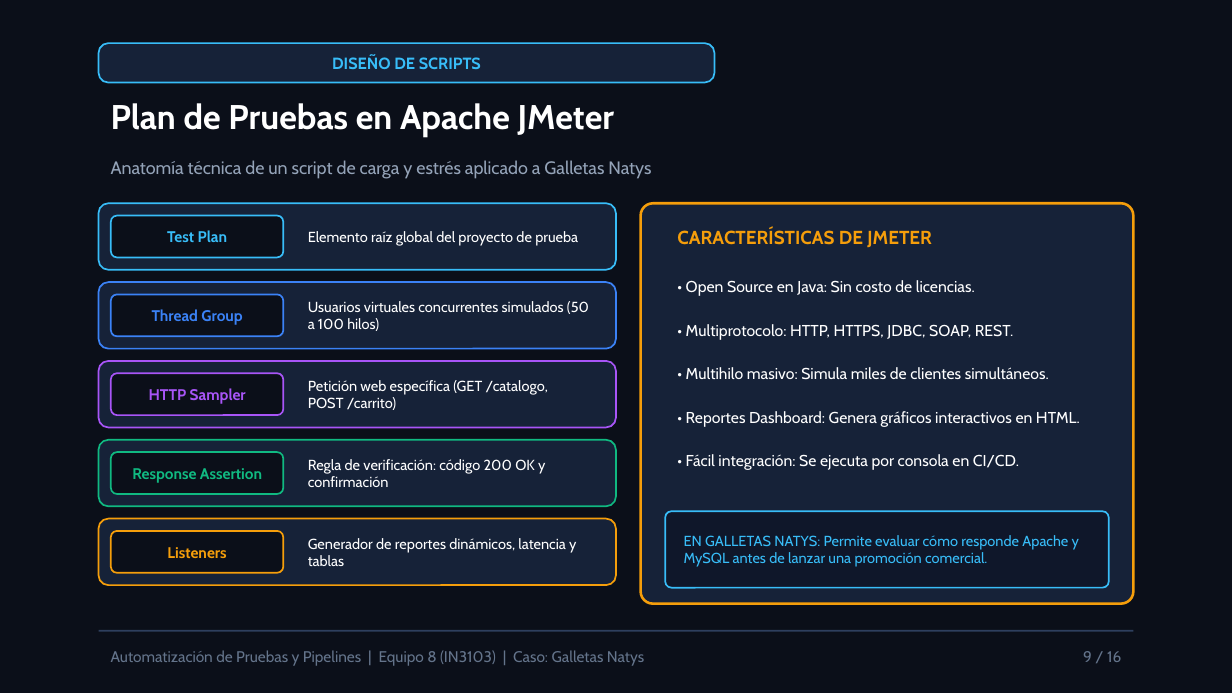
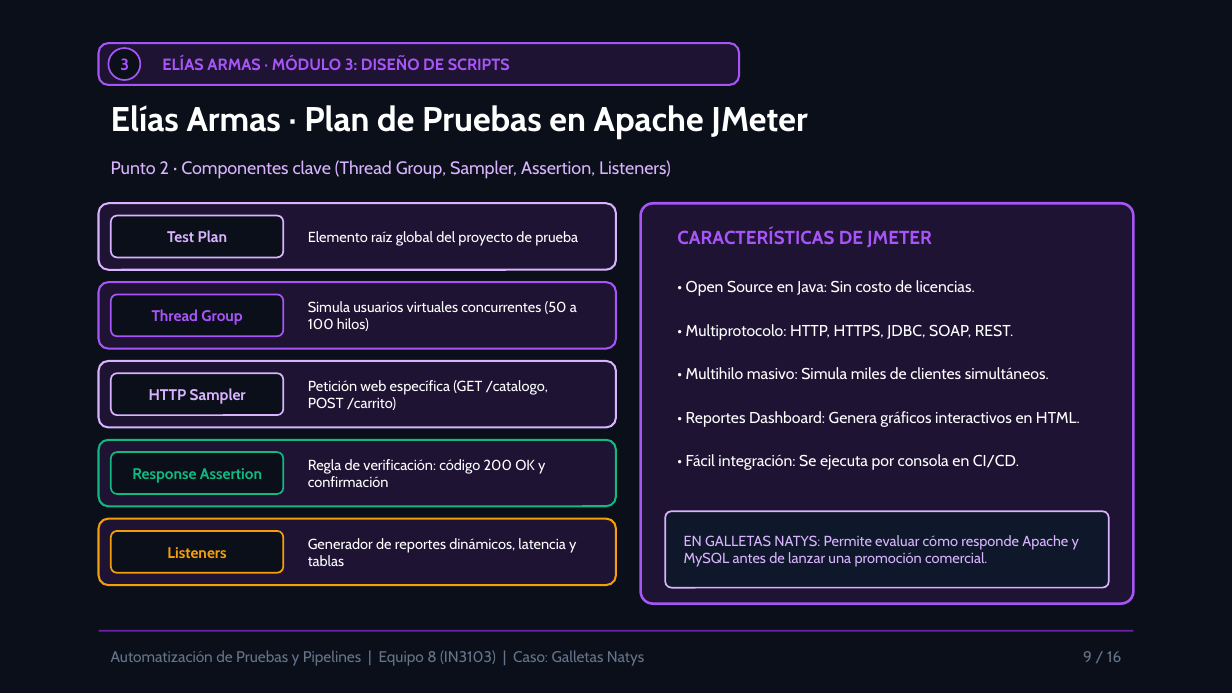
Before and after one commit to Elias0902/natys-landing-exposicion, a slide deck: slide 9 of public/docs/diapositivas-equipo8.pptx. Drawn at 1232x693 pixels with LibreOffice and Linux fonts; fonts in the diff are those of the drawing. Boxes give left, top, right and bottom in pixels: in the first picture for what was removed or moved away, otherwise in the second. Text is boxed around its words. In the diff, an @@ line names an element or a change of style, - is before the commit and + after.

```diff
--- a/public/docs/diapositivas-equipo8.pptx
+++ b/public/docs/diapositivas-equipo8.pptx
@@ rounded rectangle: place and size @@
-rounded rectangle at (99, 43, 715, 83)
+rounded rectangle at (99, 43, 739, 85)
@@ rounded rectangle at (99, 43, 739, 85): fill #162238 to #1E1333; outline #38BDF8 1 pt to #A855F7 1.2 pt; proportions changed @@
@@ ellipse added at (108, 48, 140, 80), fill #0B0F19, outline #A855F7 1 pt @@
@@ text added at (120, 58, 129, 70), 9.5 pt, text #A855F7, bold @@
+3
@@ text at (162, 58, 510, 70): text changed; text colour #38BDF8 to #A855F7 @@
-DISEÑO DE SCRIPTS
+ELÍAS ARMAS · MÓDULO 3: DISEÑO DE SCRIPTS
@@ text at (111, 105, 807, 139): text changed @@
-Plan de Pruebas en Apache JMeter
+Elías Armas · Plan de Pruebas en Apache JMeter
@@ text at (111, 160, 671, 179): text changed; text colour #94A3B8 to #D8B4FE @@
-Anatomía técnica de un script de carga y estrés aplicado a Galletas Natys
+Punto 2 · Componentes clave (Thread Group, Sampler, Assertion, Listeners)
@@ rounded rectangle at (99, 203, 616, 270): fill #162238 to #1E1333; outline #38BDF8 1 pt to #D8B4FE 1.2 pt @@
@@ rounded rectangle at (641, 203, 1133, 604): fill #162238 to #1E1333; outline #F59E0B 1.5 pt to #A855F7 1.5 pt @@
@@ text "Test Plan" at (167, 230, 227, 242): text colour #38BDF8 to #D8B4FE @@
@@ rounded rectangle at (111, 216, 283, 257): outline #38BDF8 1 pt to #D8B4FE 1 pt @@
@@ text "CARACTERÍSTICAS DE JMETER" at (677, 230, 932, 247): text colour #F59E0B to #A855F7 @@
@@ rounded rectangle at (99, 282, 616, 349): fill #162238 to #1E1333; outline #3B82F6 1 pt to #A855F7 1.2 pt @@
@@ text "Thread Group" at (152, 309, 242, 325): text colour #3B82F6 to #A855F7 @@
@@ rounded rectangle: place and size @@
-rounded rectangle at (111, 373, 283, 415)
+rounded rectangle at (111, 294, 283, 336)
@@ text at (308, 301, 577, 331): text changed @@
-Usuarios virtuales concurrentes simulados (50 a 100 hilos)
+Simula usuarios virtuales concurrentes (50 a 100 hilos)
@@ rounded rectangle at (99, 361, 616, 428): fill #162238 to #1E1333; outline #A855F7 1 pt to #D8B4FE 1.2 pt @@
@@ text "HTTP Sampler" at (149, 388, 246, 404): text colour #A855F7 to #D8B4FE @@
@@ rounded rectangle: place and size @@
-rounded rectangle at (111, 294, 283, 336)
+rounded rectangle at (111, 373, 283, 415)
@@ rounded rectangle at (111, 373, 283, 415): outline #3B82F6 1 pt to #D8B4FE 1 pt @@
@@ rounded rectangle at (99, 440, 616, 506): fill #162238 to #1E1333; outline #10B981 1 pt to #10B981 1.2 pt @@
@@ rounded rectangle at (99, 519, 616, 585): fill #162238 to #1E1333; outline #F59E0B 1 pt to #F59E0B 1.2 pt @@
@@ rounded rectangle at (665, 511, 1109, 588): outline #38BDF8 1 pt to #D8B4FE 1 pt @@
@@ text "EN GALLETAS NATYS: Permite evaluar ..." at (684, 535, 1079, 567): text colour #38BDF8 to #D8B4FE @@
@@ line (99, 631) - (1133, 631): stroke #2E3F5E 1 pt to #6B21A8 1 pt @@
```
Also in this commit, not shown: 15 other slides changed, 8 other files.
